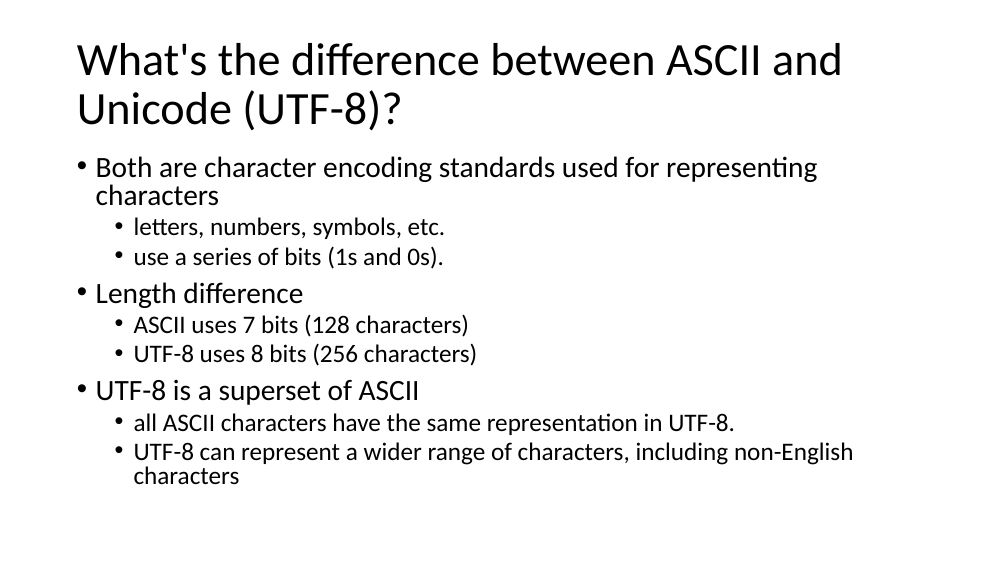
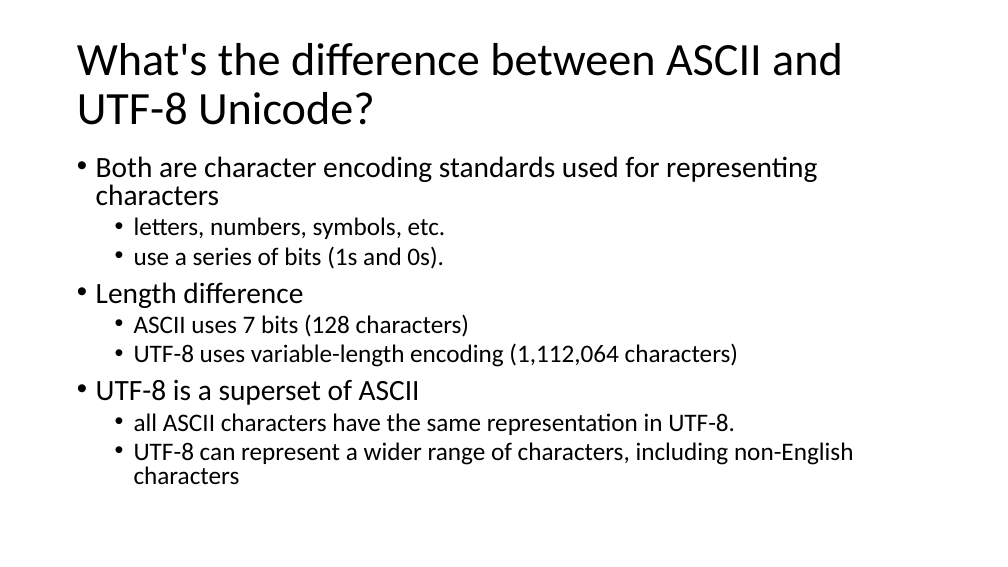
Before and after one commit to frankwxu/digital-forensics-lab, a slide deck: slide 22 of Basic_Computer_Skills_for_Forensics/0_Number_Systems.pptx. Drawn at 1008x567 pixels with LibreOffice and Linux fonts; fonts in the diff are those of the drawing; background and template pictures are left out. Boxes give left, top, right and bottom in pixels: in the first picture for what was removed or moved away, otherwise in the second. Text is boxed around its words. In the diff, an @@ line names an element or a change of style, - is before the commit and + after.

```diff
--- a/Basic_Computer_Skills_for_Forensics/0_Number_Systems.pptx
+++ b/Basic_Computer_Skills_for_Forensics/0_Number_Systems.pptx
@@ title at (x1=77, y1=43, x2=843, y2=125): text changed @@
-What's the difference between ASCII and Unicode (UTF-8)?
+What's the difference between ASCII and UTF-8 Unicode?
@@ text at (x1=134, y1=343, x2=738, y2=367): text changed @@
-  • UTF-8 uses 8 bits (256 characters)
+  • UTF-8 uses variable-length encoding (1,112,064 characters)
```
Also in this commit, not shown: 7 other slides changed, 1 other file.
